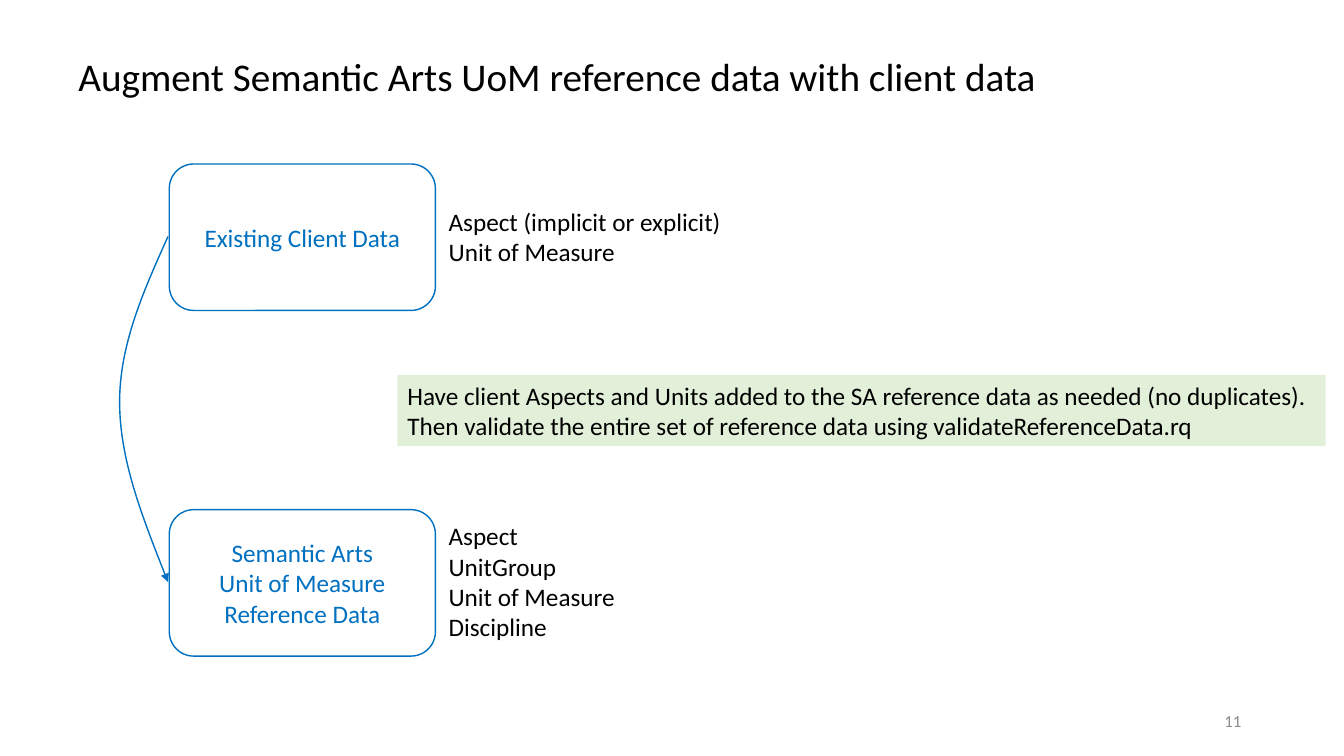
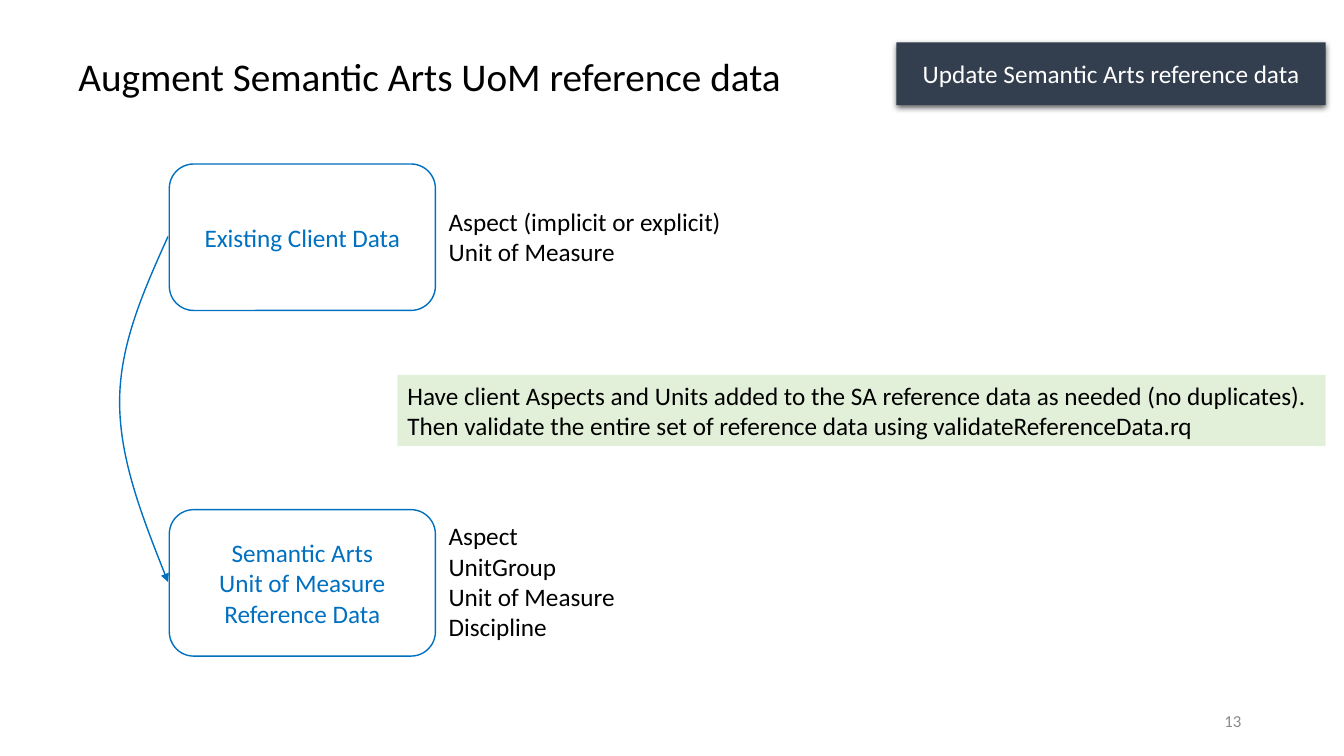
Before and after one commit to semanticarts/gist, a slide deck: slide 13 of migration/v13.0/uomDataConversion.pptx (slide 11 before the commit). Drawn at 1344x756 pixels with LibreOffice and Linux fonts; fonts in the diff are those of the drawing. Boxes give left, top, right and bottom in pixels: in the first picture for what was removed or moved away, otherwise in the second. Text is boxed around its words. In the diff, an @@ line names an element or a change of style, - is before the commit and + after.

Commit message:
updated document for data conversion

```diff
--- a/migration/v13.0/uomDataConversion.pptx
+++ b/migration/v13.0/uomDataConversion.pptx
@@ rectangle added at (896,42,1326,105), fill #333F50, 18 pt, text #FFFFFF @@
+Update Semantic Arts reference data
@@ text at (78,63,780,98): text changed @@
-Augment Semantic Arts UoM reference data with client data
+Augment Semantic Arts UoM reference data
@@ page number at (1224,716,1241,727): text changed @@
-11
+13
```
Also in this commit, not shown: 15 other slides changed, 9 slides added, 4 slides removed.
